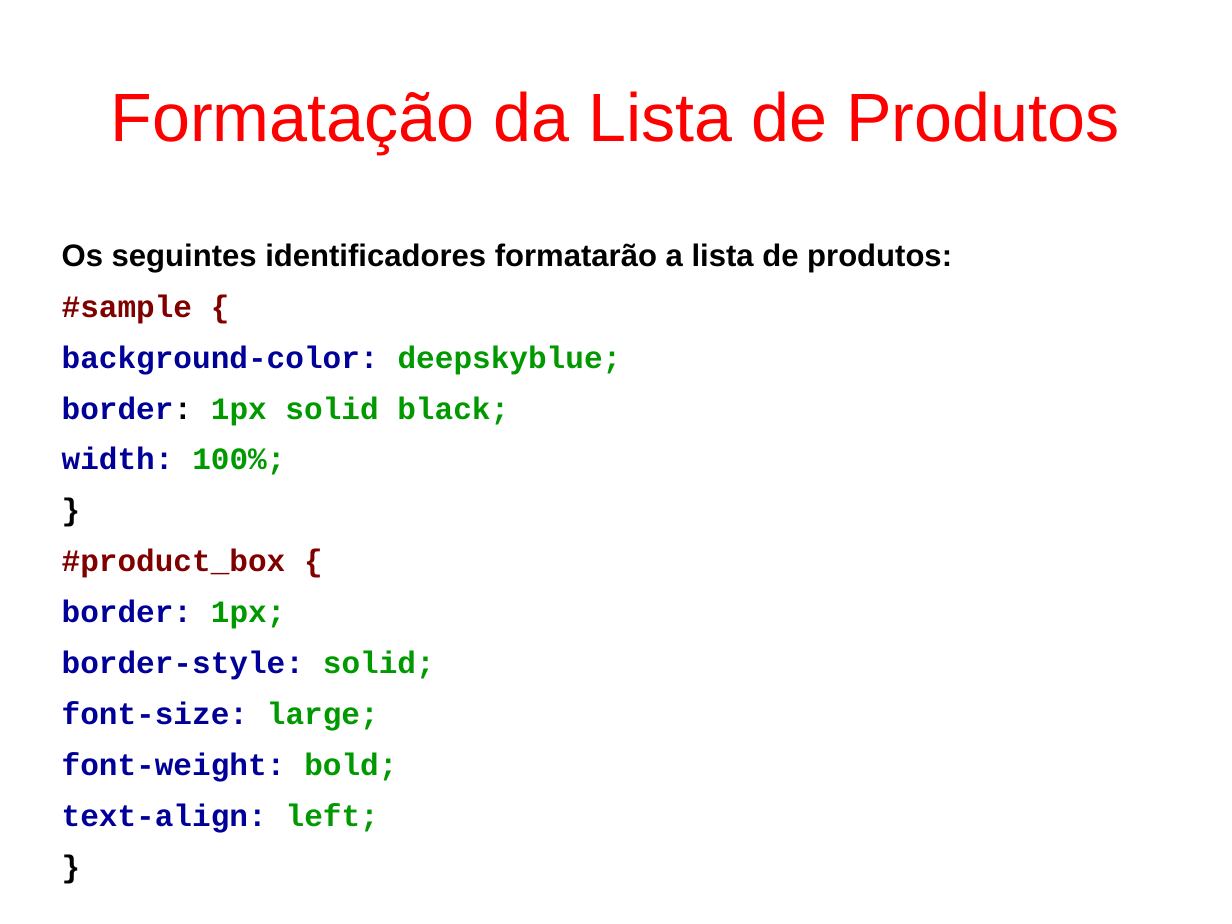
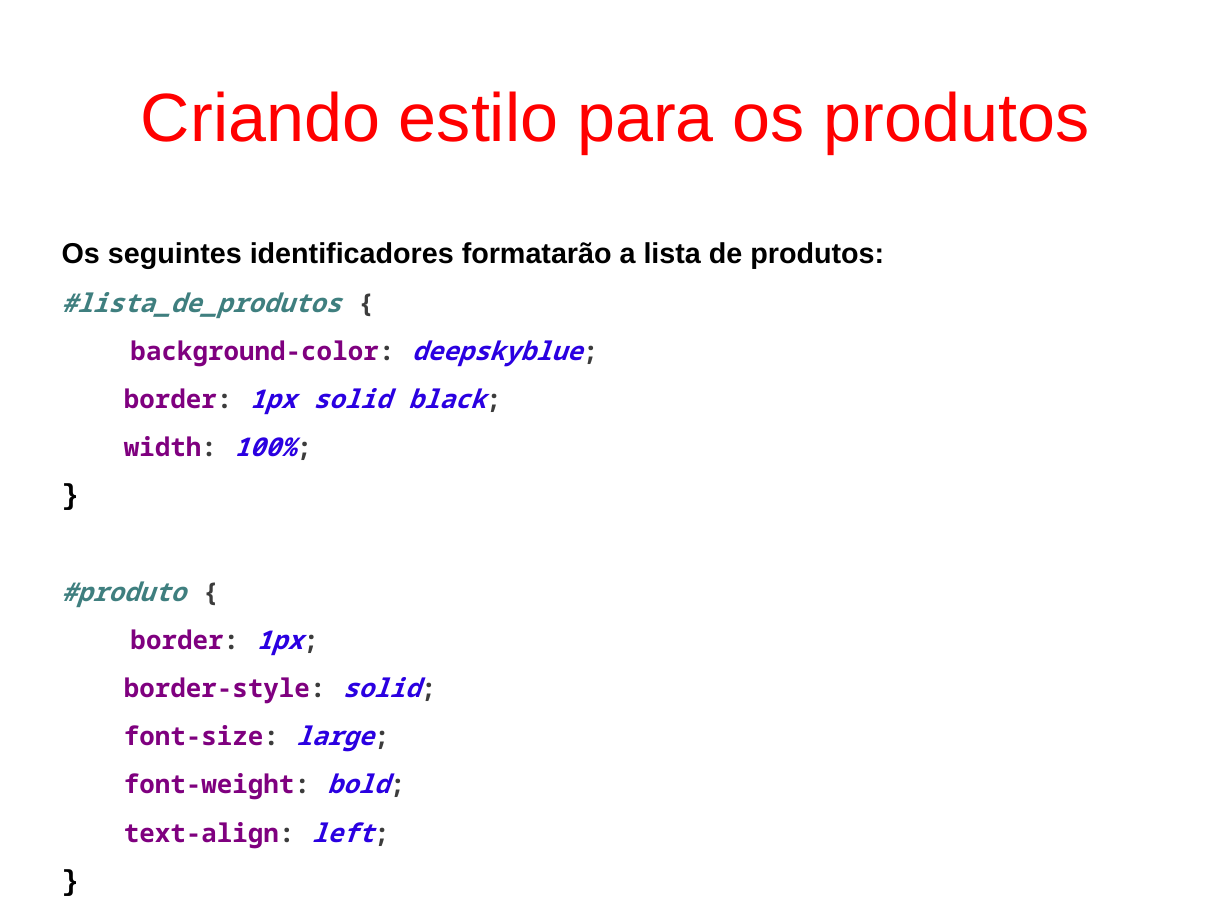
Before and after one commit to fgsl/lojasacme, a slide deck: slide 55 of docs/tutorial.odp (slide 56 before the commit). Drawn at 1232x924 pixels with LibreOffice and Linux fonts; fonts in the diff are those of the drawing. Boxes give left, top, right and bottom in pixels: in the first picture for what was removed or moved away, otherwise in the second. Text is boxed around its words. In the diff, an @@ line names an element or a change of style, - is before the commit and + after.

Commit message:
Corrige a parte de estilos da documentação #9

```diff
--- a/docs/tutorial.odp
+++ b/docs/tutorial.odp
@@ title at (x1=141, y1=91, x2=1090, y2=153): text changed @@
-Formatação da Lista de Produtos
+Criando estilo para os produtos
@@ text at (x1=62, y1=242, x2=884, y2=800): size 20 to 18.5 pt in "Os seguintes identificadores formatarão a lista de ...", "}", "}"; size 20 to 16.6 pt, font Courier New to Noto Sans Mono in "background-color: deepskyblue;", "border: 1px solid black;", "width: 100%;", "border: 1px;" and 4 more places; text colour #000099 to #7F007F in "background-color:", "border:", "width:", "border:" and 4 more places; text colour #000099 to #3C3C3C in "background-color:", "width:", "border:", "border-style:" and 3 more places; text colour #009900 to #2A00E1, italic on in "deepskyblue;", "1px solid black;", "100%;", "1px;" and 4 more places; text colour #009900 to #3C3C3C in "deepskyblue;", "black;", "100%;", "1px;" and 4 more places; text colour #000000 to #3C3C3C in "border:" @@
@@ text at (x1=62, y1=292, x2=341, y2=318): text changed; size 20 to 16.6 pt; font Courier New to Noto Sans Mono; text colour #800000 to #3F7F7F; italic on @@
-#sample {
+#lista_de_produtos {
@@ text at (x1=62, y1=581, x2=186, y2=607): text changed; size 20 to 16.6 pt; font Courier New to Noto Sans Mono; text colour #800000 to #3F7F7F; italic on @@
-#product_box {
+#produto {
```
Also in this commit, not shown: 9 other slides changed, 3 slides added, 2 slides removed, 4 other files.
